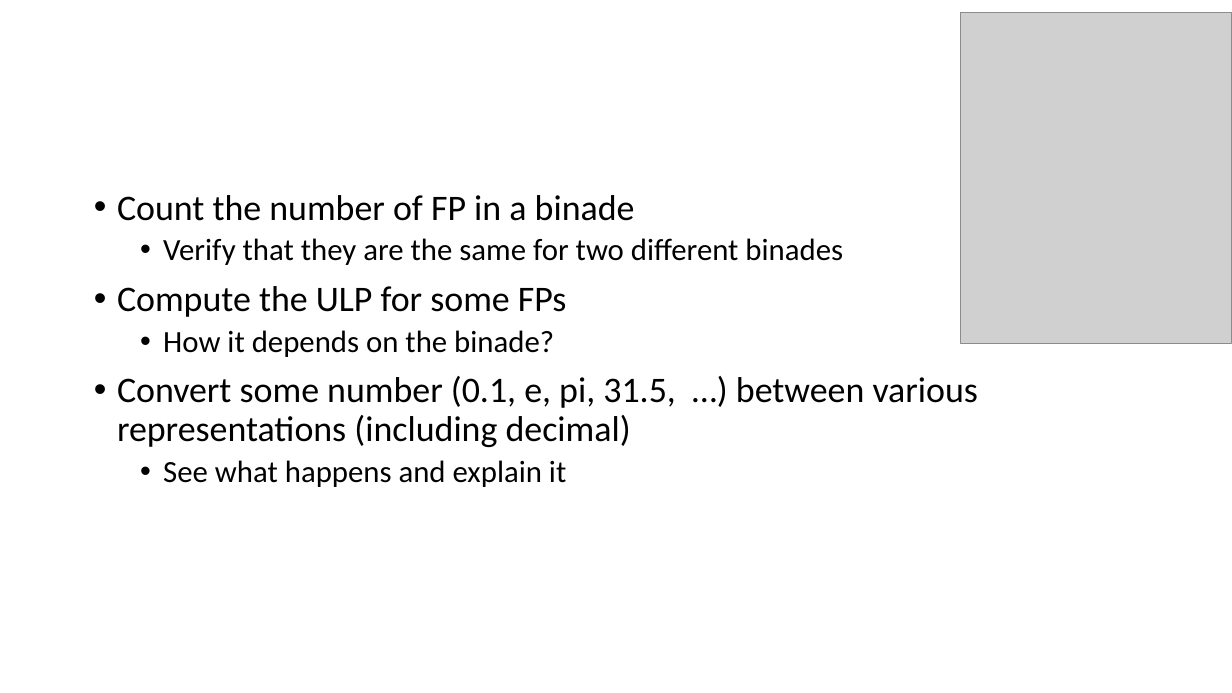
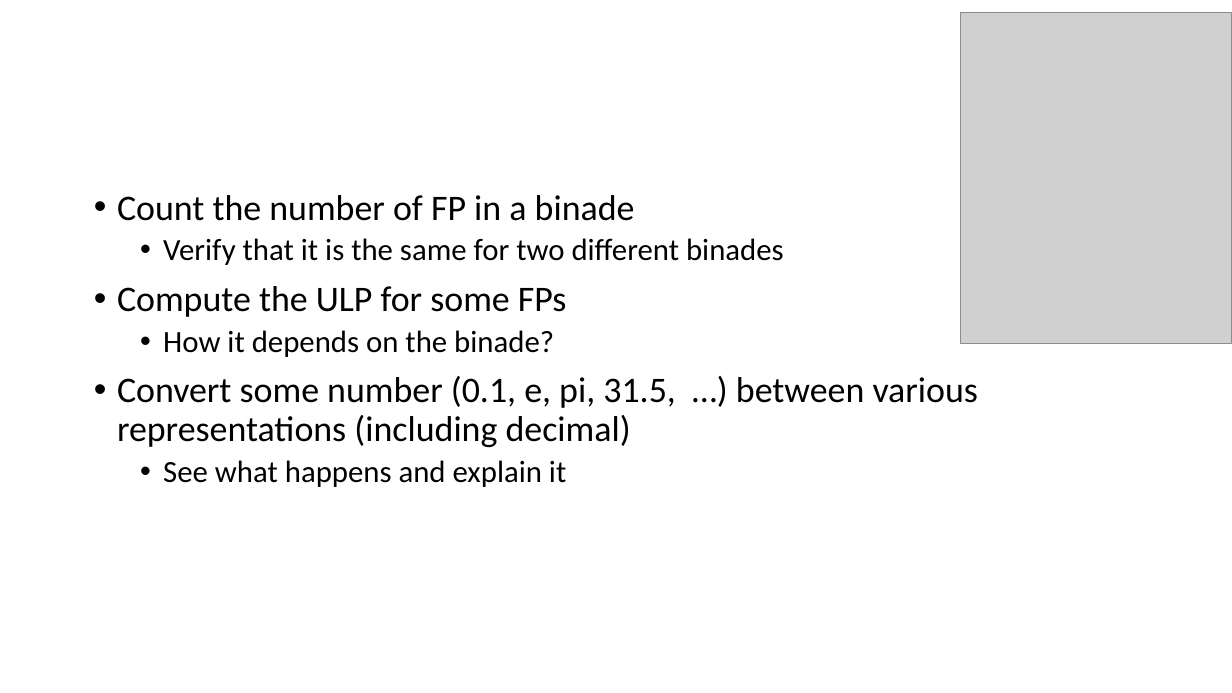
Before and after one commit to VinInn/FPCourse, a slide deck: slide 16 of Slides/FPforScientist.pptx. Drawn at 1232x693 pixels with LibreOffice and Linux fonts; fonts in the diff are those of the drawing; grey boxes stand for pictures. Boxes give left, top, right and bottom in pixels: in the first picture for what was removed or moved away, otherwise in the second. Text is boxed around its words. In the diff, an @@ line names an element or a change of style, - is before the commit and + after.

```diff
--- a/Slides/FPforScientist.pptx
+++ b/Slides/FPforScientist.pptx
@@ text at (x1=163, y1=238, x2=784, y2=265): text changed @@
-  • Verify that they are the same for two different binades
+  • Verify that it is the same for two different binades
```
Also in this commit, not shown: 5 other slides changed, 3 slides added.
